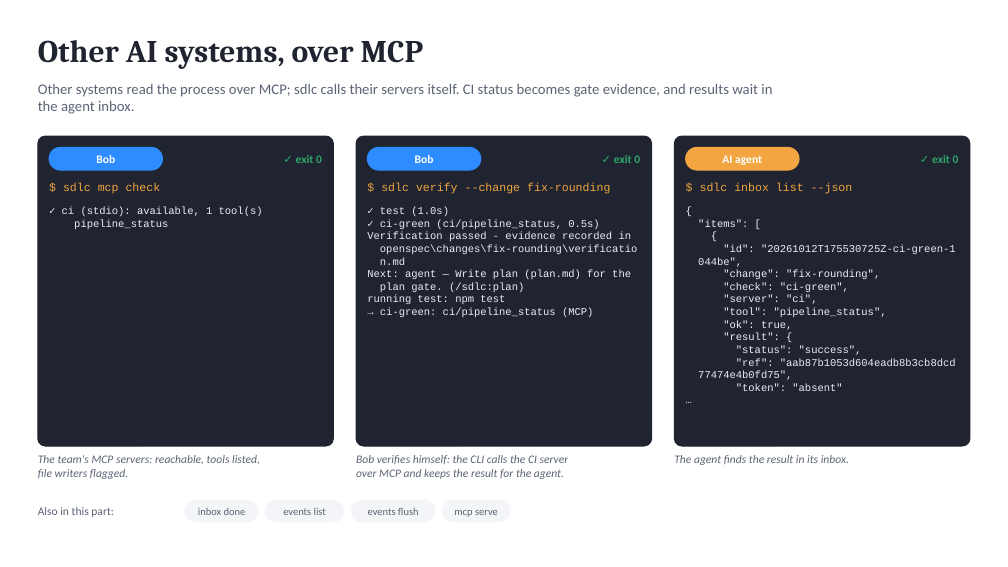
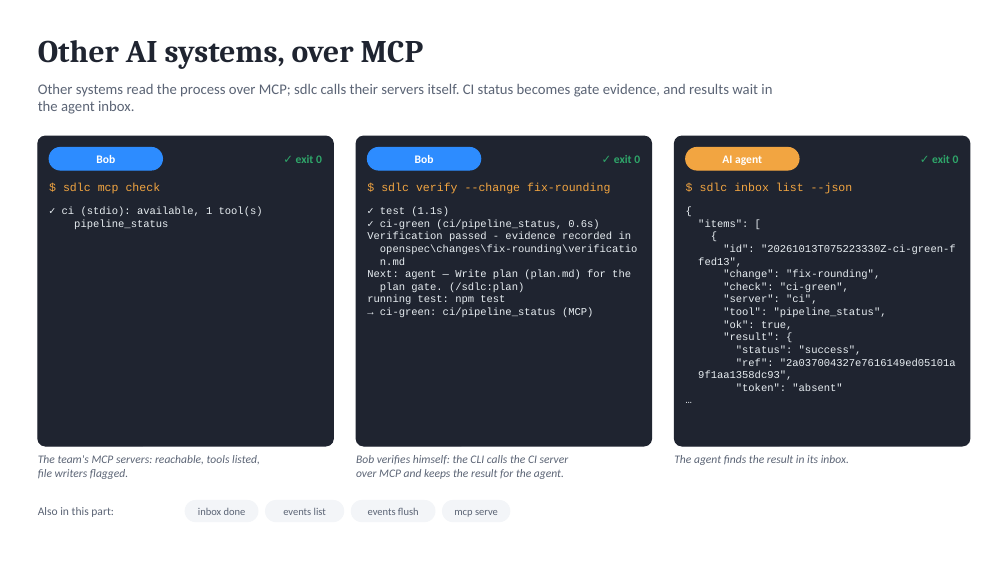
Before and after one commit to marin-ai-tech/sdlc, a slide deck: slide 19 of docs/demo/sdlc-calculator-demo.en.pptx. Drawn at 1008x567 pixels with LibreOffice and Linux fonts; fonts in the diff are those of the drawing. Boxes give left, top, right and bottom in pixels: in the first picture for what was removed or moved away, otherwise in the second. Text is boxed around its words. In the diff, an @@ line names an element or a change of style, - is before the commit and + after.

```diff
--- a/docs/demo/sdlc-calculator-demo.en.pptx
+++ b/docs/demo/sdlc-calculator-demo.en.pptx
@@ text at box(380, 207, 599, 229): text changed @@
-✓ test (1.0s)
-✓ ci-green (ci/pipeline_status, 0.5s)
+✓ test (1.1s)
+✓ ci-green (ci/pipeline_status, 0.6s)
@@ text at box(698, 245, 956, 267): text changed @@
-"id": "20261012T175530725Z-ci-green-1
-044be",
+"id": "20261013T075223330Z-ci-green-f
+fed13",
@@ text at box(698, 358, 956, 380): text changed @@
-"ref": "aab87b1053d604eadb8b3cb8dcd
-77474e4b0fd75",
+"ref": "2a037004327e7616149ed05101a
+9f1aa1358dc93",
```
Also in this commit, not shown: 8 other slides changed, 59 other files.
